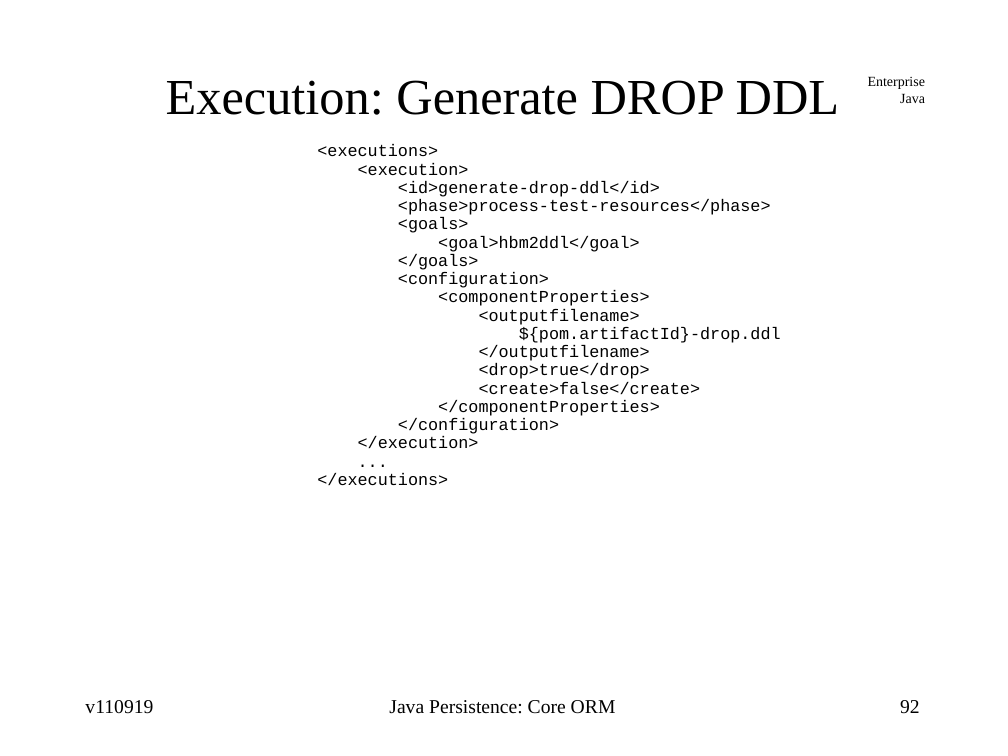
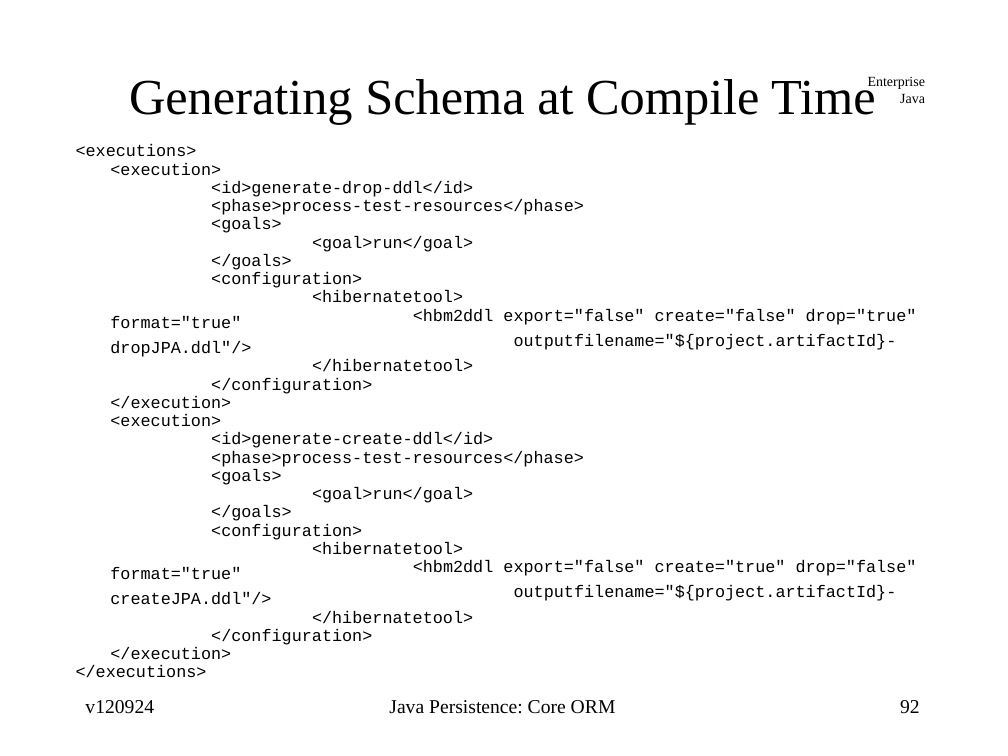
Before and after one commit to jcstaff/ejava-javaee, a slide deck: slide 92 of ormCore/src/site/resources/lectures/ormCore.ppt. Drawn at 1008x756 pixels with LibreOffice and Linux fonts; fonts in the diff are those of the drawing. Boxes give left, top, right and bottom in pixels: in the first picture for what was removed or moved away, otherwise in the second. Text is boxed around its words. In the diff, an @@ line names an element or a change of style, - is before the commit and + after.

```diff
--- a/ormCore/src/site/resources/lectures/ormCore.ppt
+++ b/ormCore/src/site/resources/lectures/ormCore.ppt
@@ title at bbox=[129, 76, 875, 125]: text changed @@
-Execution: Generate DROP DDL
+Generating Schema at Compile Time
@@ text at bbox=[312, 236, 473, 252]: text changed @@
-<goal>hbm2ddl</goal>
+<goal>run</goal>
@@ text at bbox=[110, 290, 917, 605]: text changed @@
-<componentProperties>
-<outputfilename>
-${pom.artifactId}-drop.ddl
-</outputfilename>
-<drop>true</drop>
-<create>false</create>
-</componentProperties>
+<hibernatetool>
+<hbm2ddl export="false" create="false" drop="true" format="true"
+outputfilename="${project.artifactId}-dropJPA.ddl"/>
+</hibernatetool>
@@ text at bbox=[110, 414, 917, 659]: text changed @@
-...
+<execution>
+<id>generate-create-ddl</id>
+<phase>process-test-resources</phase>
+<goals>
+<goal>run</goal>
+</goals>
+<configuration>
+<hibernatetool>
+<hbm2ddl export="false" create="true" drop="false" format="true"
+outputfilename="${project.artifactId}-createJPA.ddl"/>
+</hibernatetool>
+</configuration>
+</execution>
@@ text at bbox=[85, 700, 154, 714]: text changed @@
-v110919
+v120924
```
Also in this commit, not shown: 95 other slides changed, 1 slide added, 1 slide removed.
